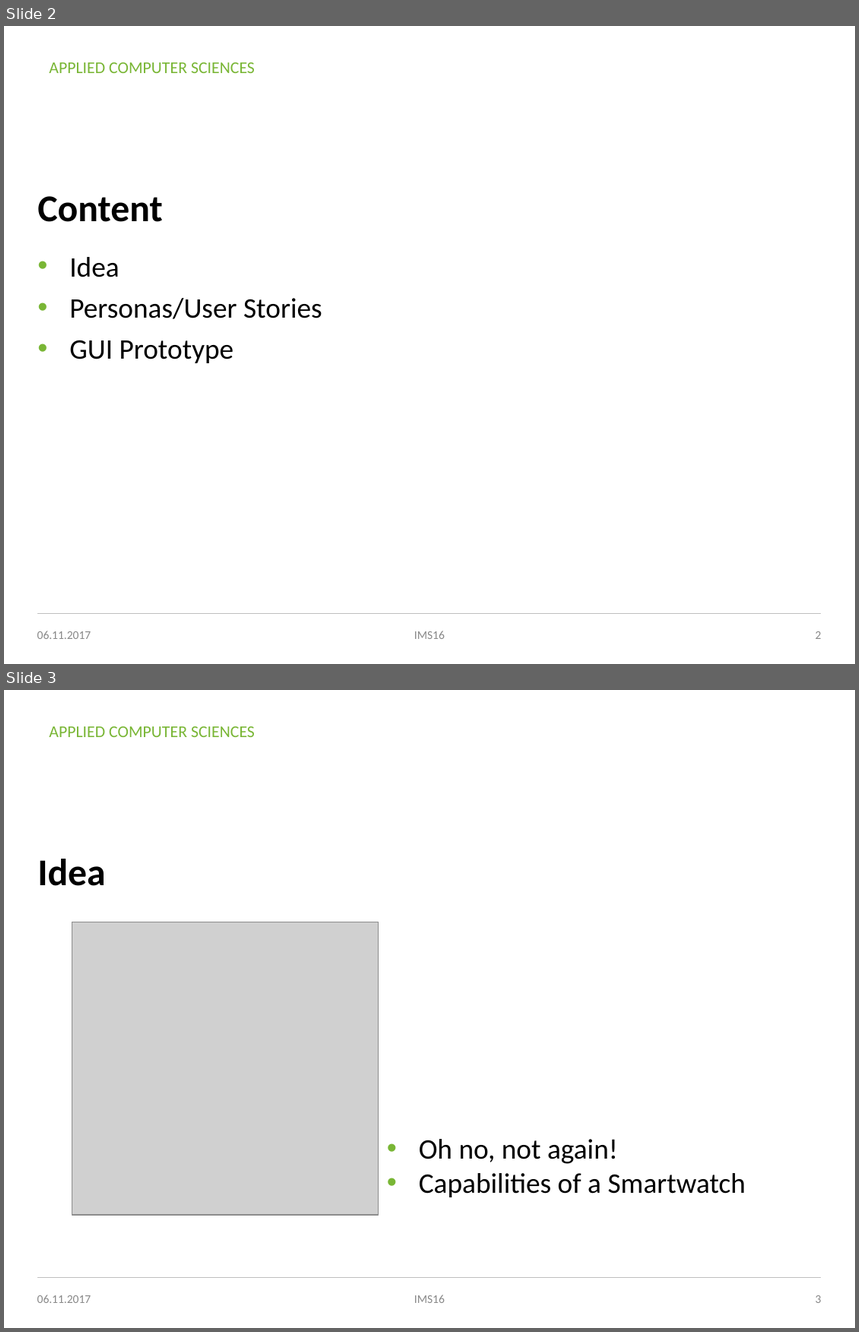
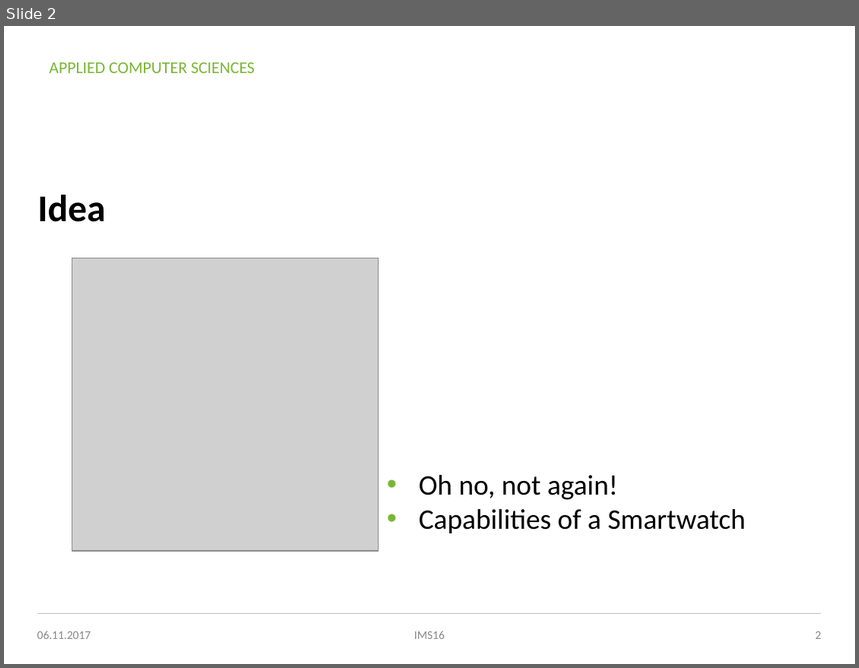
Before and after one commit to MICSTI/emergency-alerter-ios, a slide deck: presentations/01_idea_emergency_alerter.pptx. Shown one above the other, each under a label of ours: slides 2 and 3 before the commit, slide 2 after it. The pictures are 859x1332 and 859x668 pixels, drawn with LibreOffice and Linux fonts; fonts in the diff are those of the drawing; grey boxes stand for pictures; background and template pictures are left out. Boxes give left, top, right and bottom in pixels: in the first picture for what was removed or moved away, otherwise in the second. Text is boxed around its words. In the diff, an @@ line names an element or a change of style, - is before the commit and + after.

```diff
--- a/presentations/01_idea_emergency_alerter.pptx
+++ b/presentations/01_idea_emergency_alerter.pptx
@@ slide 2 removed at [4, 26, 855, 664], background #FFFFFF; not listed: 2 template elements that a slide beside it also shows @@
@@ title removed at [37, 196, 163, 222] @@
-Content
@@ text removed at [69, 257, 322, 363] @@
-• Idea
-• Personas/User Stories
-• GUI Prototype
@@ text removed at [37, 631, 91, 639] @@
-06.11.2017
@@ text removed at [414, 631, 445, 639] @@
-IMS16
@@ page number removed at [816, 632, 822, 639] @@
-2
@@ what was slide 3 is now slide 2 @@
@@ page number at [816, 632, 822, 639]: text changed @@
-3
+2
```
Also in this commit, not shown: 1 slide changed.
